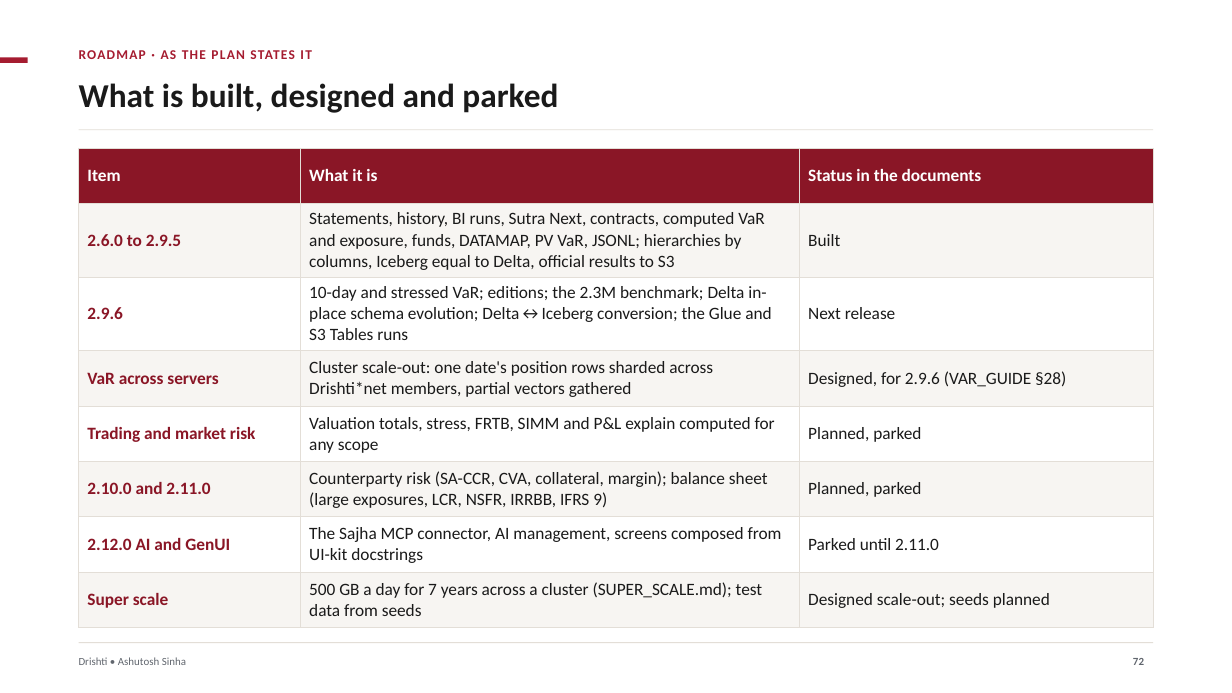
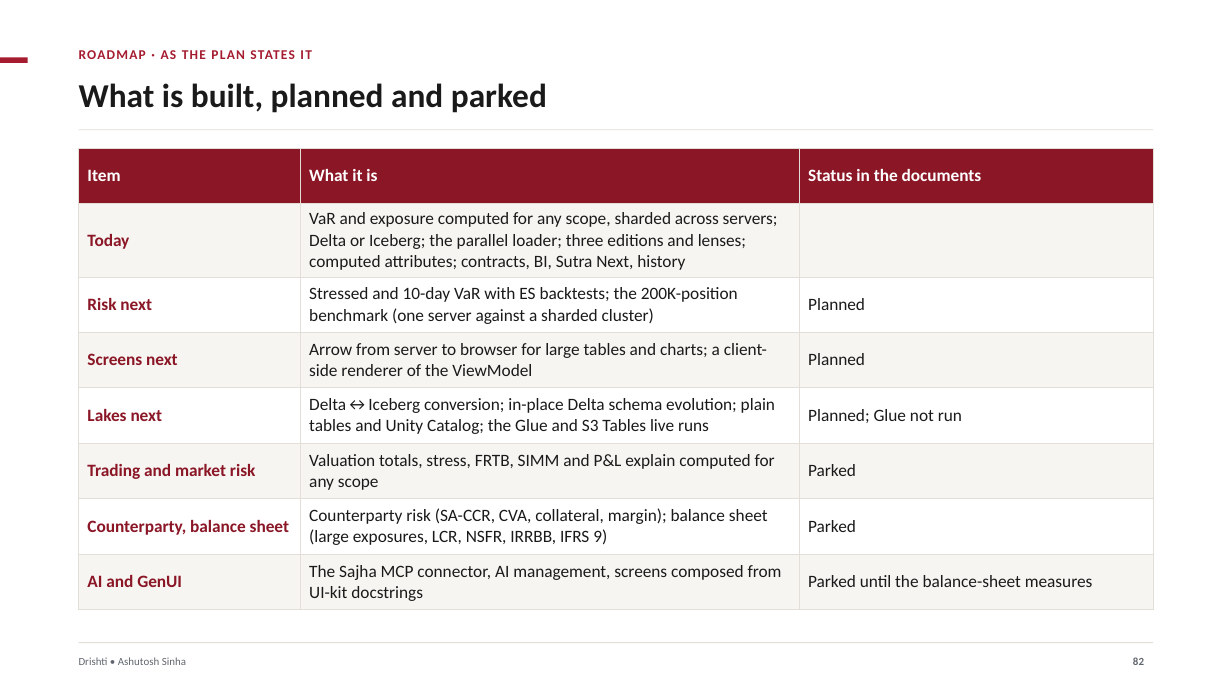
Before and after one commit to ajsinha/drishti, a slide deck: slide 82 of docs/publications/Drishti-Design-and-Evidence.pptx (slide 72 before the commit). Drawn at 1232x693 pixels with LibreOffice and Linux fonts; fonts in the diff are those of the drawing. Boxes give left, top, right and bottom in pixels: in the first picture for what was removed or moved away, otherwise in the second. Text is boxed around its words. In the diff, an @@ line names an element or a change of style, - is before the commit and + after.

Commit message:
Decks: Design and Evidence, AWS Delta Lake and AWS Iceberg rebuilt (no BUILT pills, no release numbers, facts brought up to date; editions, Arrow, computed attributes, the Java loader and sharding on Fargate)

```diff
--- a/docs/publications/Drishti-Design-and-Evidence.pptx
+++ b/docs/publications/Drishti-Design-and-Evidence.pptx
@@ title at (79,83,547,113): text changed @@
-What is built, designed and parked
+What is built, planned and parked
@@ table at (79,148,1153,605) @@
-row 2: 2.6.0 to 2.9.5 | Statements, history, BI runs, Sutra Next, contracts, computed VaR and exposure, funds, DATAMAP, PV VaR, JSONL; hierarchies by columns, Iceberg equal to Delta, official results to S3 | Built
+row 2: Today | VaR and exposure computed for any scope, sharded across servers; Delta or Iceberg; the parallel loader; three editions and lenses; computed attributes; contracts, BI, Sutra Next, history | 
-row 3: 2.9.6 | 10-day and stressed VaR; editions; the 2.3M benchmark; Delta in-place schema evolution; Delta↔Iceberg conversion; the Glue and S3 Tables runs | Next release
+row 3: Risk next | Stressed and 10-day VaR with ES backtests; the 200K-position benchmark (one server against a sharded cluster) | Planned
-row 4: VaR across servers | Cluster scale-out: one date's position rows sharded across Drishti*net members, partial vectors gathered | Designed, for 2.9.6 (VAR_GUIDE §28)
+row 4: Screens next | Arrow from server to browser for large tables and charts; a client-side renderer of the ViewModel | Planned
-row 5: Trading and market risk | Valuation totals, stress, FRTB, SIMM and P&L explain computed for any scope | Planned, parked
+row 5: Lakes next | Delta↔Iceberg conversion; in-place Delta schema evolution; plain tables and Unity Catalog; the Glue and S3 Tables live runs | Planned; Glue not run
-row 6: 2.10.0 and 2.11.0 | Counterparty risk (SA-CCR, CVA, collateral, margin); balance sheet (large exposures, LCR, NSFR, IRRBB, IFRS 9) | Planned, parked
+row 6: Trading and market risk | Valuation totals, stress, FRTB, SIMM and P&L explain computed for any scope | Parked
-row 7: 2.12.0 AI and GenUI | The Sajha MCP connector, AI management, screens composed from UI-kit docstrings | Parked until 2.11.0
+row 7: Counterparty, balance sheet | Counterparty risk (SA-CCR, CVA, collateral, margin); balance sheet (large exposures, LCR, NSFR, IRRBB, IFRS 9) | Parked
-row 8: Super scale | 500 GB a day for 7 years across a cluster (SUPER_SCALE.md); test data from seeds | Designed scale-out; seeds planned
+row 8: AI and GenUI | The Sajha MCP connector, AI management, screens composed from UI-kit docstrings | Parked until the balance-sheet measures
@@ page number at (1133,657,1144,665): text changed @@
-72
+82
```
Also in this commit, not shown: 42 other slides changed, 12 slides added, 2 slides removed, 3 other files.
